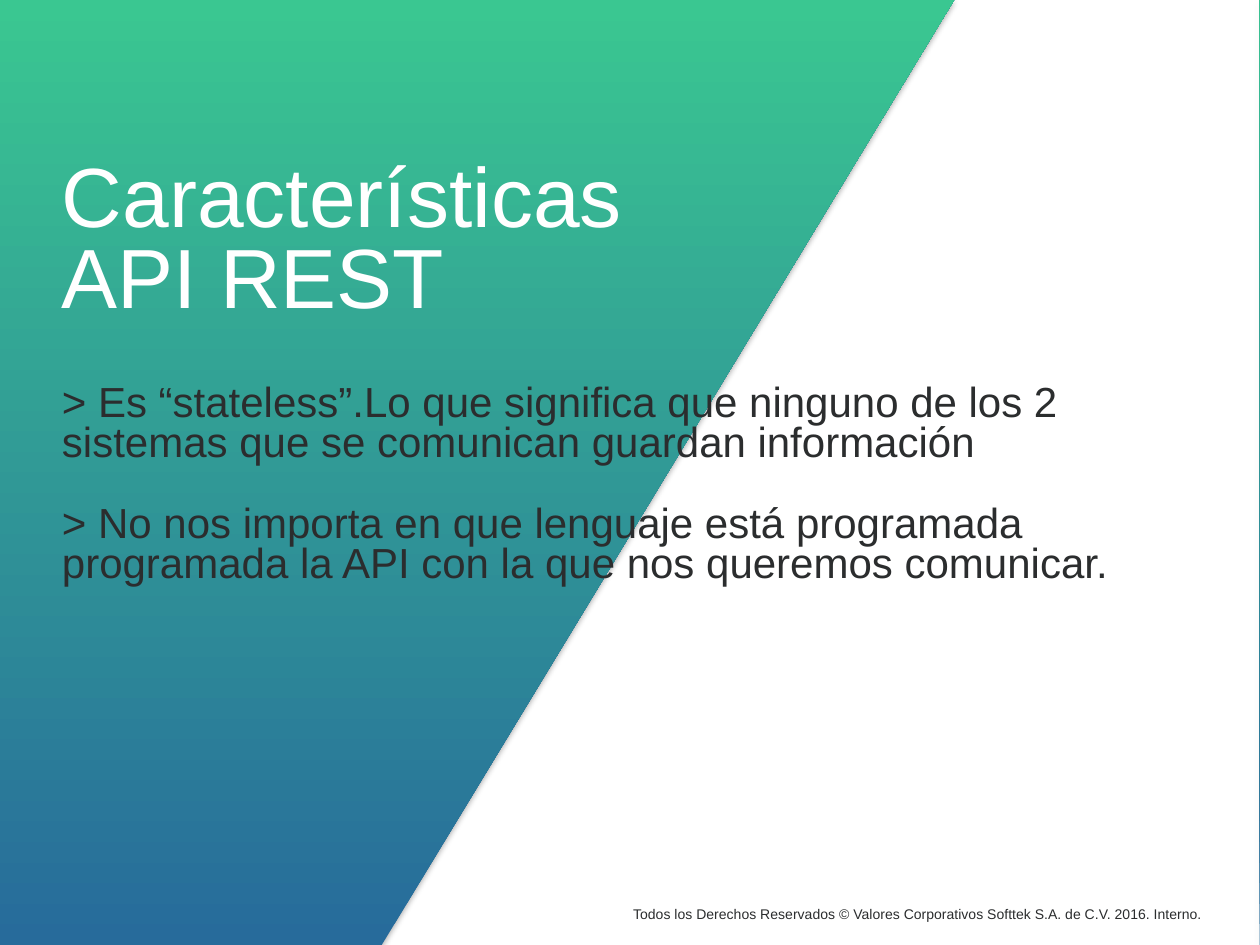
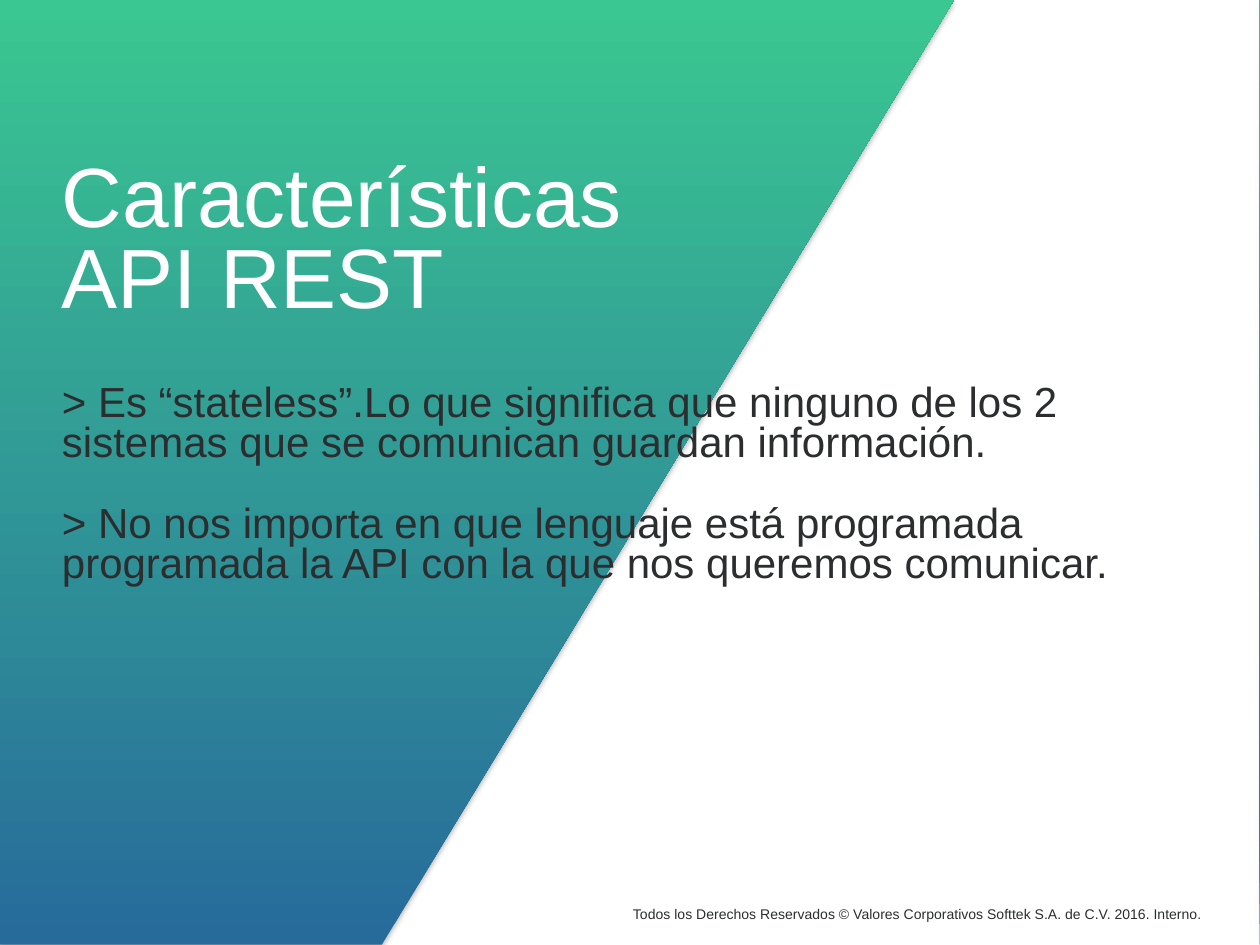
Before and after one commit to precagno/clase_slim, a slide deck: slide 8 of ppt_capacitacion_slim.pptx. Drawn at 1260x945 pixels with LibreOffice and Linux fonts; fonts in the diff are those of the drawing; background and template pictures are left out. Boxes give left, top, right and bottom in pixels: in the first picture for what was removed or moved away, otherwise in the second. Text is boxed around its words. In the diff, an @@ line names an element or a change of style, - is before the commit and + after.

```diff
--- a/ppt_capacitacion_slim.pptx
+++ b/ppt_capacitacion_slim.pptx
@@ freeform shape at [0,0,1260,945]: outline redrawn @@
@@ text at [62,383,1057,465]: text changed @@
-> Es “stateless”.Lo que significa que ninguno de los 2 sistemas que se comunican guardan información
+> Es “stateless”.Lo que significa que ninguno de los 2 sistemas que se comunican guardan información.
```
Also in this commit, not shown: 11 other slides changed, 7 slides added, 6 slides removed.
